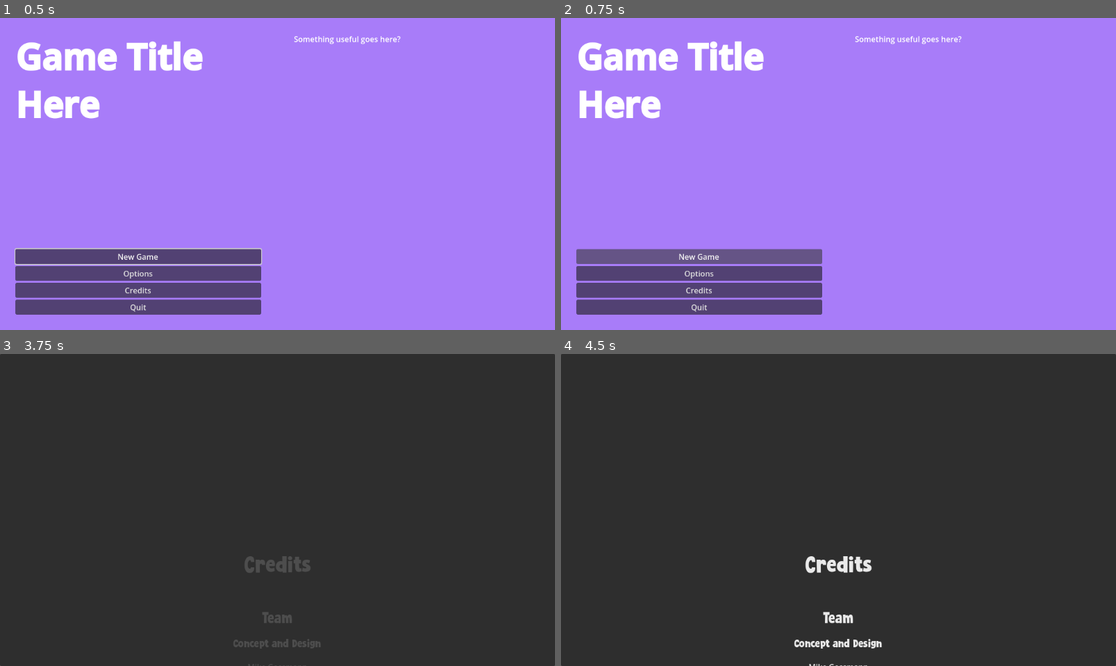
Above: before the commit, frames 1-4 (two rows, left to right).
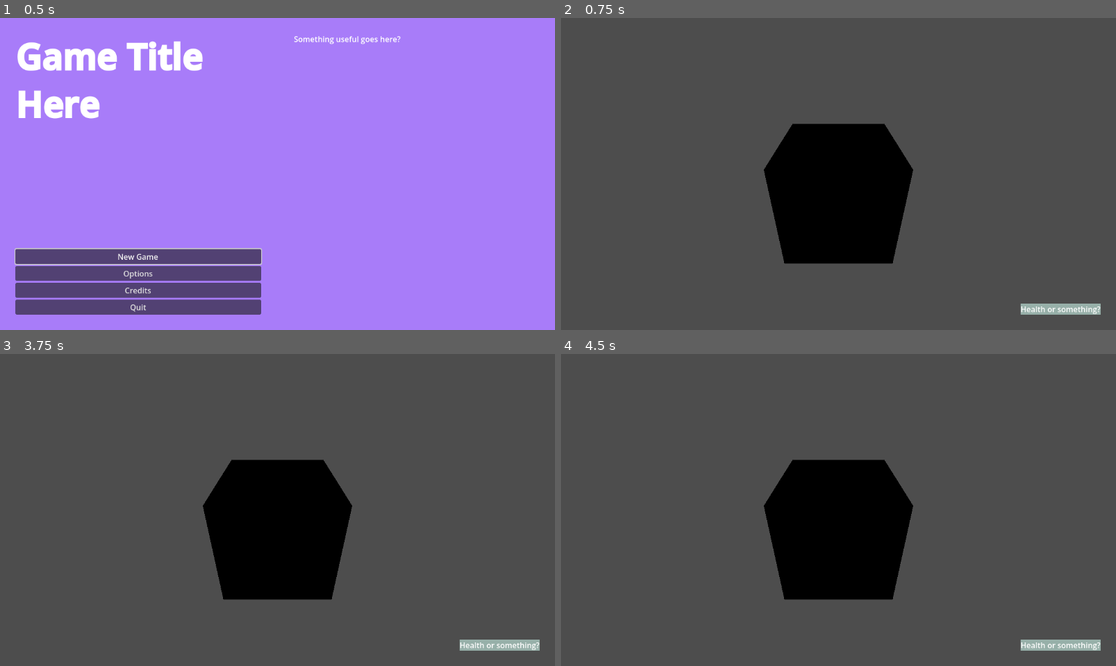
Above: after the commit, the same moments.

Repository: Cyborg572/bad-ideas-jam-2026
Game: Godot game, scene res://Menus/MainMenu.tscn
Two runs of this game, one before a commit and one after it. Both use one fixed random seed, a clock stepped at 60 frames per second and the inputs below.
Inputs (mouse positions are in pixels of both pictures, inside the frame that each line leads up to):
- Up to frame 1 (0.5 s): no input
- Up to frame 2 (0.75 s): click "New Game" at 0.5 s
- Up to frame 3 (3.75 s): click (138, 591) at 1.25 s, where only the run before the commit has a clickable "New Game"; click (138, 591) at 2 s, where only the run before the commit has a clickable "New Game"; click (138, 609) at 2.75 s, where only the run before the commit has a clickable "Options"; click (138, 625) at 3.5 s, where only the run before the commit has a clickable "Credits"
- Up to frame 4 (4.5 s): no input

Frame 1 is identical in both runs. In frame 2, 100% of the frame differs, in the area x 0-100%, y 0-100%; in frame 3, 99%; in frame 4, 100%.

Commit message:
Add basic wrapper scene for main gameplay

Diff:
--- a/Menus/MainMenu.tscn
+++ b/Menus/MainMenu.tscn
@@ -2,6 +2,7 @@
 
 [ext_resource type="Theme" uid="uid://uc40vps8qn37" path="res://Menus/MenuTheme.tres" id="1_3g7qx"]
 [ext_resource type="Script" uid="uid://cf7w2exjded7g" path="res://Scripts/Menus/MainMenu.gd" id="1_r8dbq"]
+[ext_resource type="PackedScene" uid="uid://l2jbxqdgxpqg" path="res://World/Main.tscn" id="2_7ihqj"]
 [ext_resource type="PackedScene" uid="uid://b6pmd8ujin6tc" path="res://Menus/Credits.tscn" id="3_n6o36"]
 
 [sub_resource type="Theme" id="Theme_7ihqj"]
@@ -17,6 +18,7 @@
 theme = SubResource("Theme_7ihqj")
 script = ExtResource("1_r8dbq")
 start_button = NodePath("PanelContainer/HBoxContainer/MarginContainer2/VBoxContainer/Start Button")
+main_scene = ExtResource("2_7ihqj")
 credits_scene = ExtResource("3_n6o36")
 
 [node name="PanelContainer" type="PanelContainer" parent="." unique_id=1825587894]
--- /dev/null
+++ b/Scripts/Level.gd
@@ -0,0 +1,12 @@
+class_name Level
+extends Node3D
+
+
+# Called when the node enters the scene tree for the first time.
+func _ready() -> void:
+	pass # Replace with function body.
+
+
+# Called every frame. 'delta' is the elapsed time since the previous frame.
+func _process(_delta: float) -> void:
+	pass
--- /dev/null
+++ b/World/Levels/Gym.tscn
@@ -0,0 +1,14 @@
+[gd_scene format=3 uid="uid://cdbis65vjtoox"]
+
+[ext_resource type="Script" uid="uid://m40dtgkl4ia3" path="res://Scripts/Level.gd" id="1_3yyff"]
+
+[sub_resource type="BoxMesh" id="BoxMesh_4b813"]
+
+[node name="Gym" type="Node3D" unique_id=1956799741]
+script = ExtResource("1_3yyff")
+
+[node name="MeshInstance3D" type="MeshInstance3D" parent="." unique_id=550462442]
+mesh = SubResource("BoxMesh_4b813")
+
+[node name="Camera3D" type="Camera3D" parent="." unique_id=251473246]
+transform = Transform3D(1, 0, 0, 0, 0.85486656, 0.5188479, 0, -0.5188479, 0.85486656, 0, 1.1823342, 1.6783535)
--- /dev/null
+++ b/World/Main.tscn
@@ -0,0 +1,45 @@
+[gd_scene format=3 uid="uid://l2jbxqdgxpqg"]
+
+[ext_resource type="PackedScene" uid="uid://cdbis65vjtoox" path="res://World/Levels/Gym.tscn" id="1_e7rx8"]
+[ext_resource type="Theme" uid="uid://cnaxn7u3n0m3n" path="res://World/UITheme.tres" id="1_q6i1d"]
+
+[node name="Main" type="Control" unique_id=645567632]
+layout_mode = 3
+anchors_preset = 15
+anchor_right = 1.0
+anchor_bottom = 1.0
+grow_horizontal = 2
+grow_vertical = 2
+theme = ExtResource("1_q6i1d")
+
+[node name="SubViewportContainer" type="SubViewportContainer" parent="." unique_id=1360691485]
+layout_mode = 1
+anchors_preset = 15
+anchor_right = 1.0
+anchor_bottom = 1.0
+grow_horizontal = 2
+grow_vertical = 2
+
+[node name="SubViewport" type="SubViewport" parent="SubViewportContainer" unique_id=542780104]
+handle_input_locally = false
+size = Vector2i(1152, 648)
+render_target_update_mode = 4
+
+[node name="Gym" parent="SubViewportContainer/SubViewport" unique_id=1956799741 instance=ExtResource("1_e7rx8")]
+
+[node name="MarginContainer" type="MarginContainer" parent="." unique_id=949245670]
+layout_mode = 1
+anchors_preset = 15
+anchor_right = 1.0
+anchor_bottom = 1.0
+grow_horizontal = 2
+grow_vertical = 2
+
+[node name="PanelContainer" type="PanelContainer" parent="MarginContainer" unique_id=1192110520]
+layout_mode = 2
+size_flags_horizontal = 8
+size_flags_vertical = 8
+
+[node name="Label" type="Label" parent="MarginContainer/PanelContainer" unique_id=680313845]
+layout_mode = 2
+text = "Health or something?"
--- /dev/null
+++ b/World/UITheme.tres
@@ -0,0 +1,11 @@
+[gd_resource type="Theme" format=3 uid="uid://cnaxn7u3n0m3n"]
+
+[sub_resource type="StyleBoxFlat" id="StyleBoxFlat_bel44"]
+bg_color = Color(0.5934, 0.69, 0.66102, 1)
+
+[resource]
+MarginContainer/constants/margin_bottom = 32
+MarginContainer/constants/margin_left = 32
+MarginContainer/constants/margin_right = 32
+MarginContainer/constants/margin_top = 32
+PanelContainer/styles/panel = SubResource("StyleBoxFlat_bel44")
Not shown, added: Scripts/Level.gd.uid
